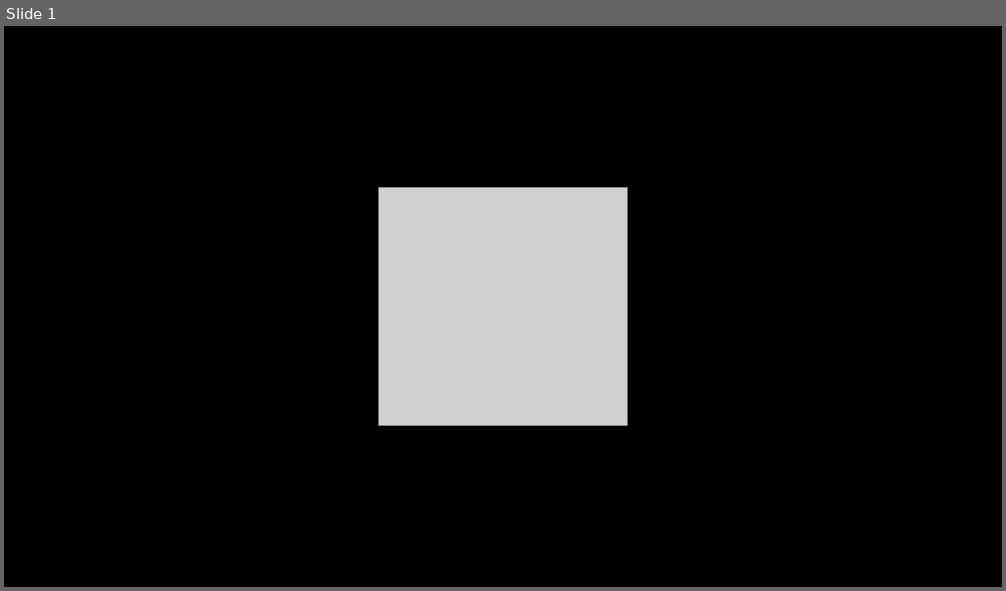
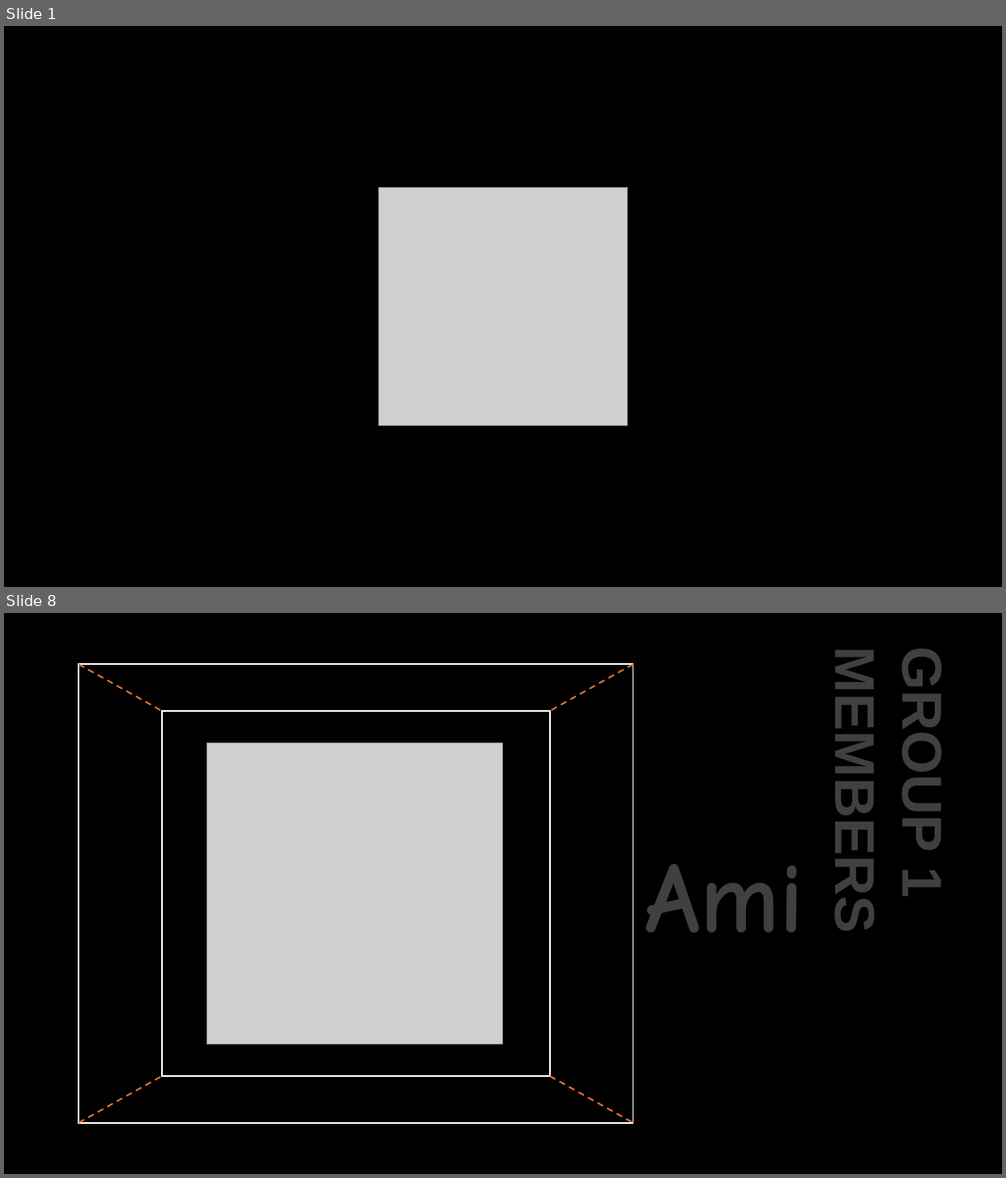
Before and after one commit to crunchymunchy-potatoe/WSPS, a slide deck: PPT Project/ppt.pptx. Shown one above the other, each under a label of ours: slide 1 before the commit, slides 1 and 8 after it; the slides between them are not shown. The pictures are 1006x591 and 1006x1178 pixels, drawn with LibreOffice and Linux fonts; fonts in the diff are those of the drawing; grey boxes stand for pictures. Boxes give left, top, right and bottom in pixels: in the first picture for what was removed or moved away, otherwise in the second. Text is boxed around its words. In the diff, an @@ line names an element or a change of style, - is before the commit and + after.

```diff
--- a/PPT Project/ppt.pptx
+++ b/PPT Project/ppt.pptx
@@ slide 8 added at (4, 613, 1002, 1174), background #000000 @@
@@ text added at (824, 667, 953, 925), 54 pt, text pattern #808080 on #404040, bold @@
+GROUP 1 MEMBERS
@@ picture added at (206, 743, 503, 1044) @@
@@ text added at (645, 864, 803, 933), 96 pt, text pattern #808080 on #404040, bold @@
+Ami
@@ group added at (79, 665, 633, 1123): 4 lines, 2 rectangles @@
```
Also in this commit, not shown: 3 slides changed, 3 other slides added, 12 other files.
